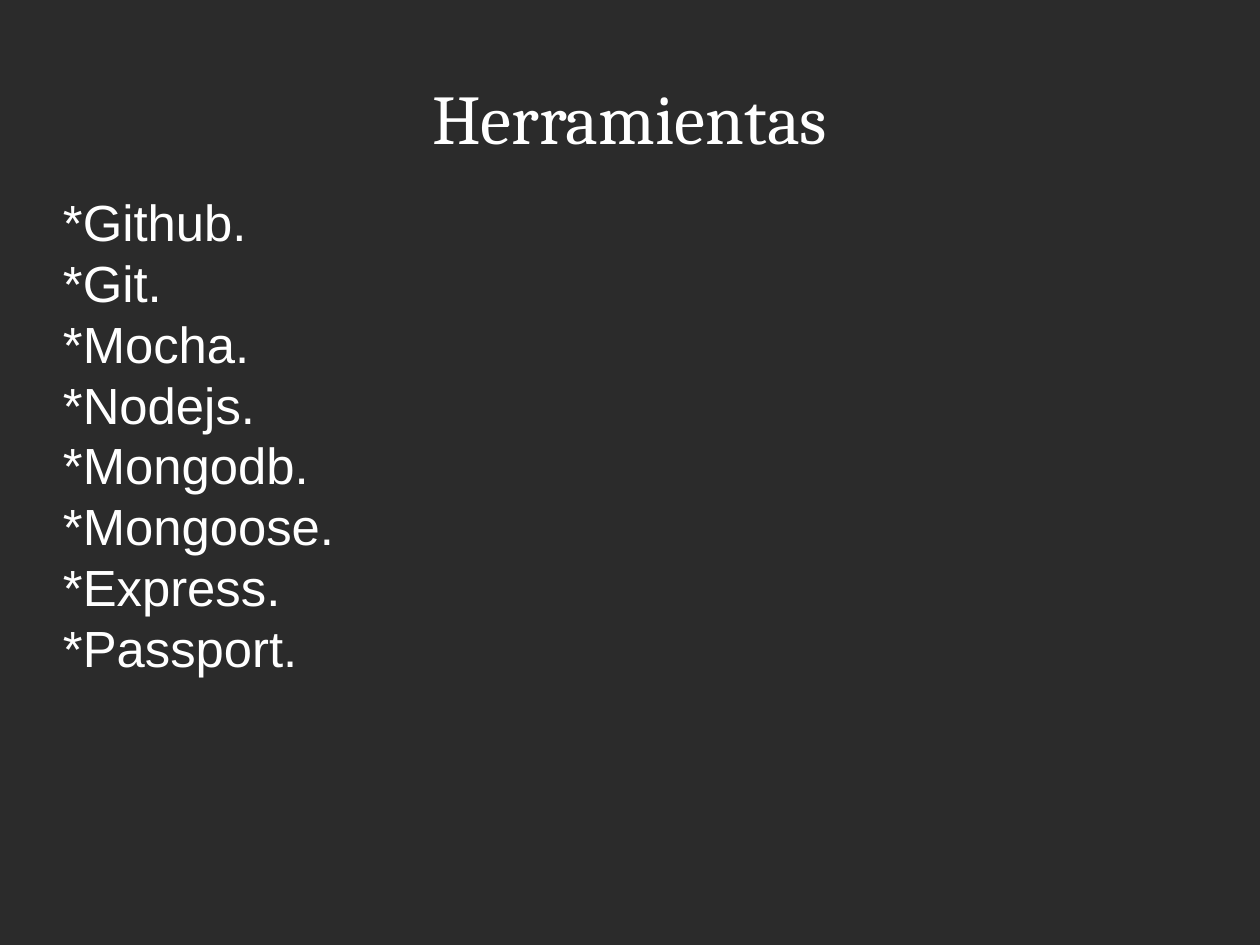
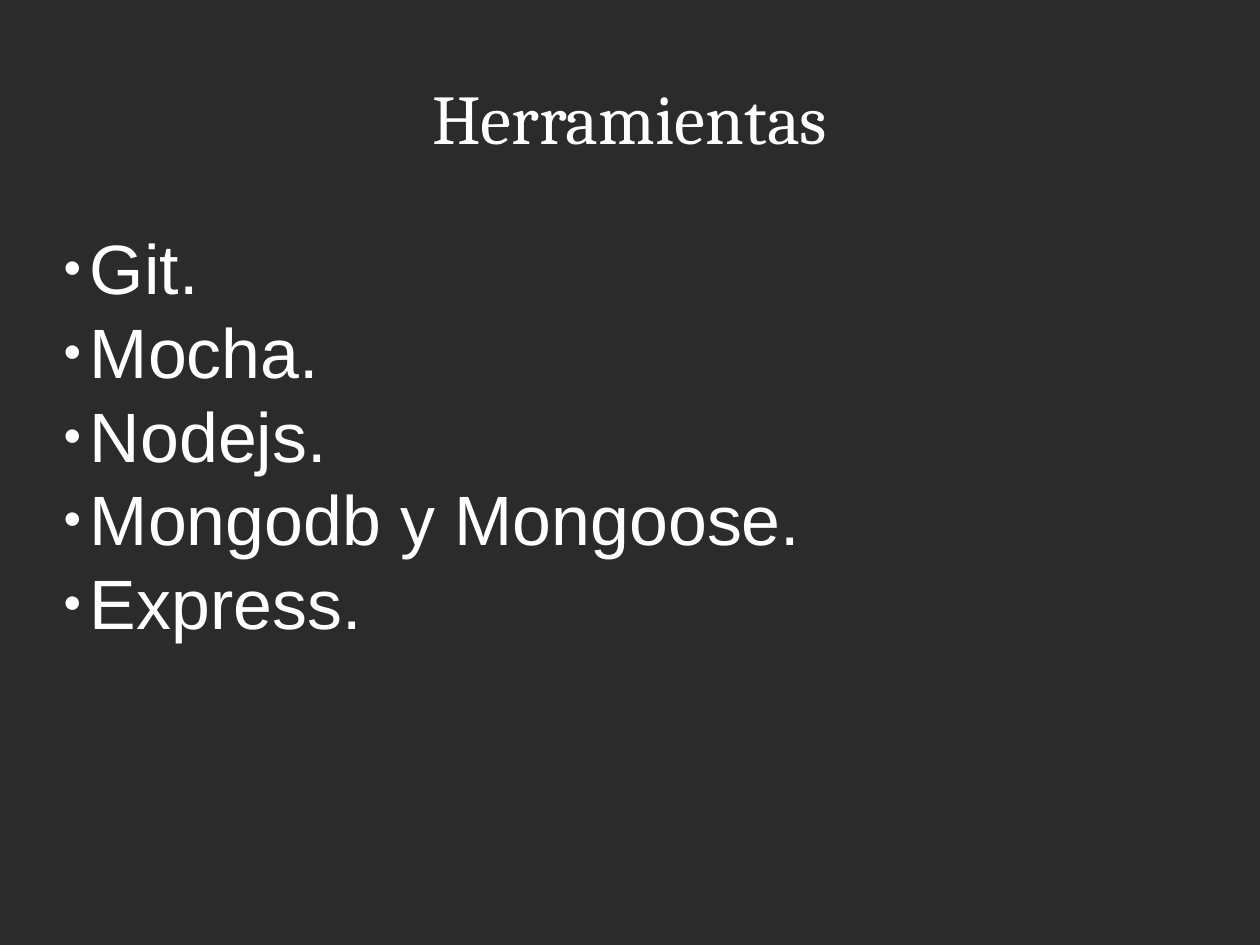
Before and after one commit to elisaboselli/TallerJavaScript, a slide deck: slide 6 of documents/presentacion.odp. Drawn at 1260x945 pixels with LibreOffice and Linux fonts; fonts in the diff are those of the drawing; background and template pictures are left out; a plain dark background stands for a picture behind light text. Boxes give left, top, right and bottom in pixels: in the first picture for what was removed or moved away, otherwise in the second. Text is boxed around its words. In the diff, an @@ line names an element or a change of style, - is before the commit and + after.

```diff
--- a/documents/presentacion.odp
+++ b/documents/presentacion.odp
@@ subtitle at [90,243,800,643]: text changed; size 32 to 44 pt @@
-*Github.
-*Git.
-*Mocha.
-*Nodejs.
-*Mongodb.
-*Mongoose.
-*Express.
-*Passport.
+● Git.
+● Mocha.
+● Nodejs.
+● Mongodb y Mongoose.
+● Express.
```
Also in this commit, not shown: 10 other slides changed, 7 other files.
